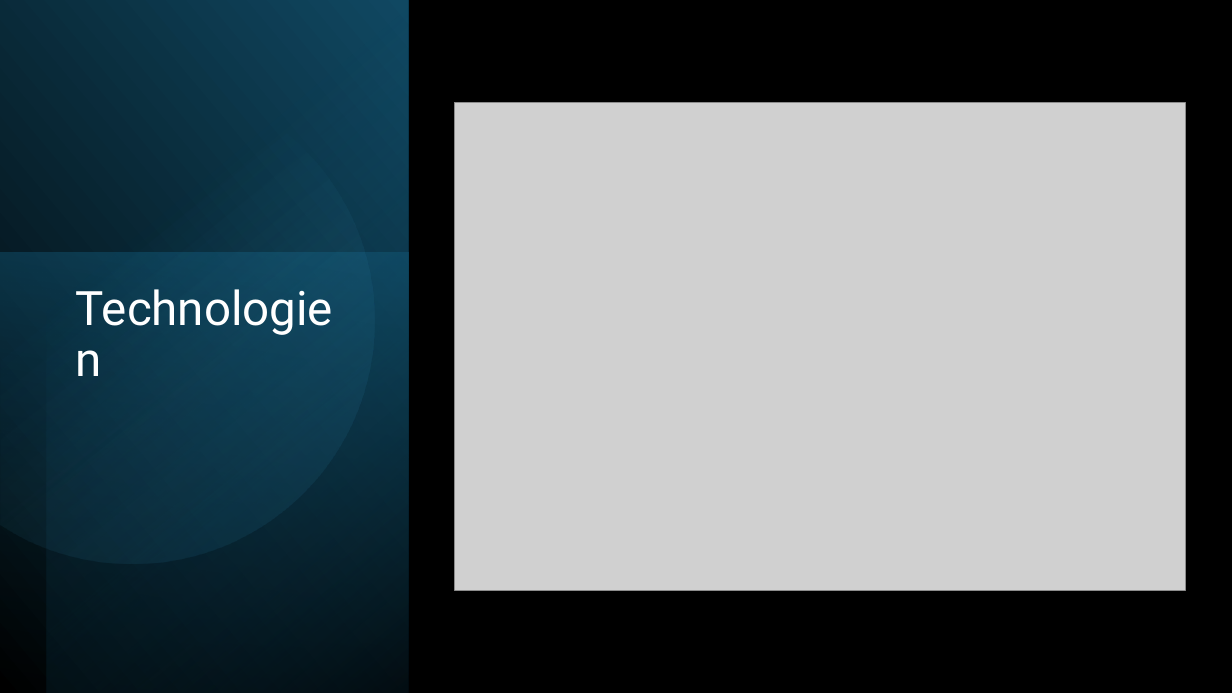
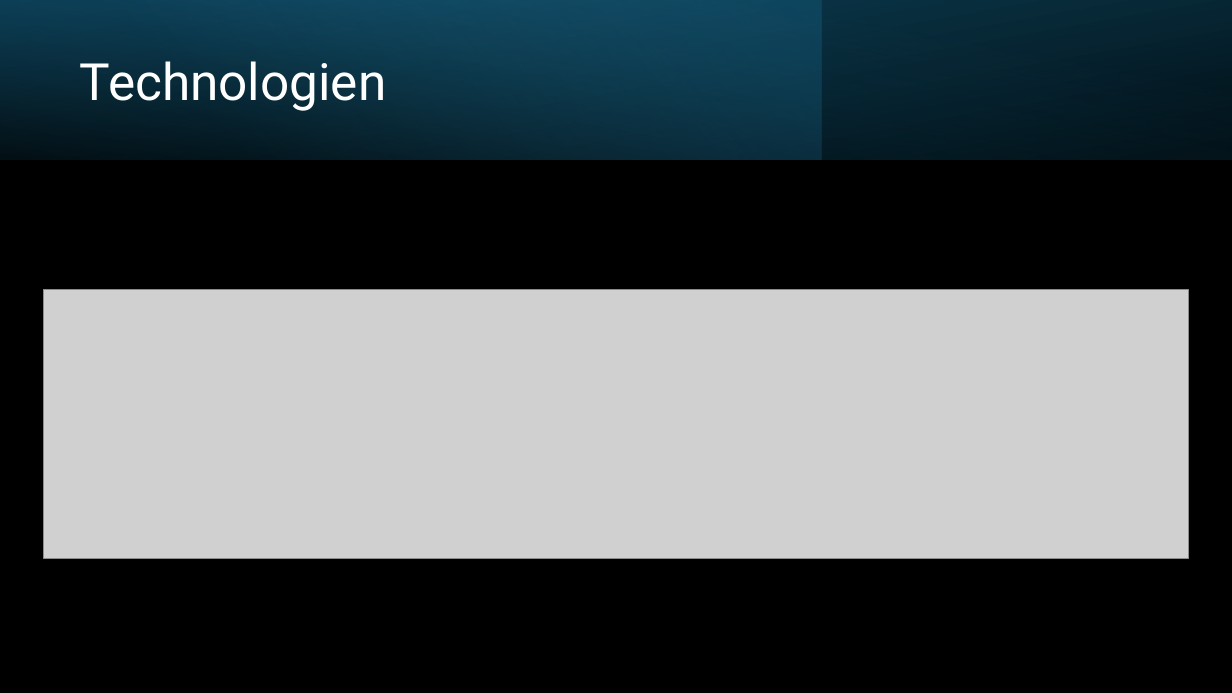
Before and after one commit to pfarrhoferphilip/Stadt-Land-Vollpfosten-Online, a slide deck: slide 5 of Dokumentation/Präsentation_abschluss.pptx (slide 7 before the commit). Drawn at 1232x693 pixels with LibreOffice and Linux fonts; fonts in the diff are those of the drawing; grey boxes stand for pictures. Boxes give left, top, right and bottom in pixels: in the first picture for what was removed or moved away, otherwise in the second. Text is boxed around its words. In the diff, an @@ line names an element or a change of style, - is before the commit and + after.

```diff
--- a/Dokumentation/Präsentation_abschluss.pptx
+++ b/Dokumentation/Präsentation_abschluss.pptx
@@ rectangle removed at (0,0,409,693) @@
@@ rectangle added at (0,0,1232,159), fill gradient #000000 to #104862 @@
@@ rectangle added at (0,0,822,159), fill gradient #156082 to #46B1E1 @@
@@ rectangle added at (0,0,1232,159), fill gradient #000000 to #156082 @@
@@ rectangle removed at (46,0,409,693) @@
@@ title "Technologien": place and size @@
-title "Technologien" at (67,280,358,591)
+title "Technologien" at (80,61,386,111)
@@ title "Technologien" at (80,61,386,111): size 37 to 40 pt; vertical alignment top to middle @@
@@ freeform shape removed at (0,48,419,607) @@
@@ picture removed at (455,103,1185,590) @@
@@ rectangle removed at (0,253,409,693) @@
@@ picture added at (43,289,1189,558) @@
```
Also in this commit, not shown: 4 other slides changed, 2 other files.
